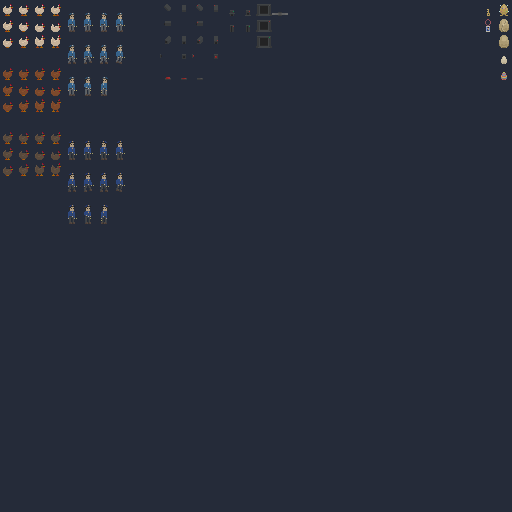
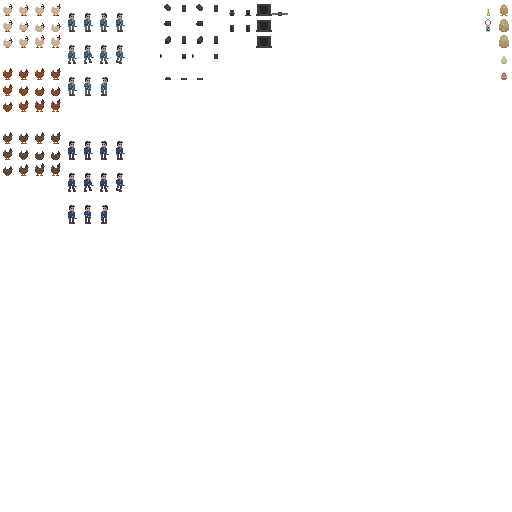
Two versions of the same layered image (512 x 512). Layer-by-layer changes:
hid "Layer 0" over [0,0,512,512]
